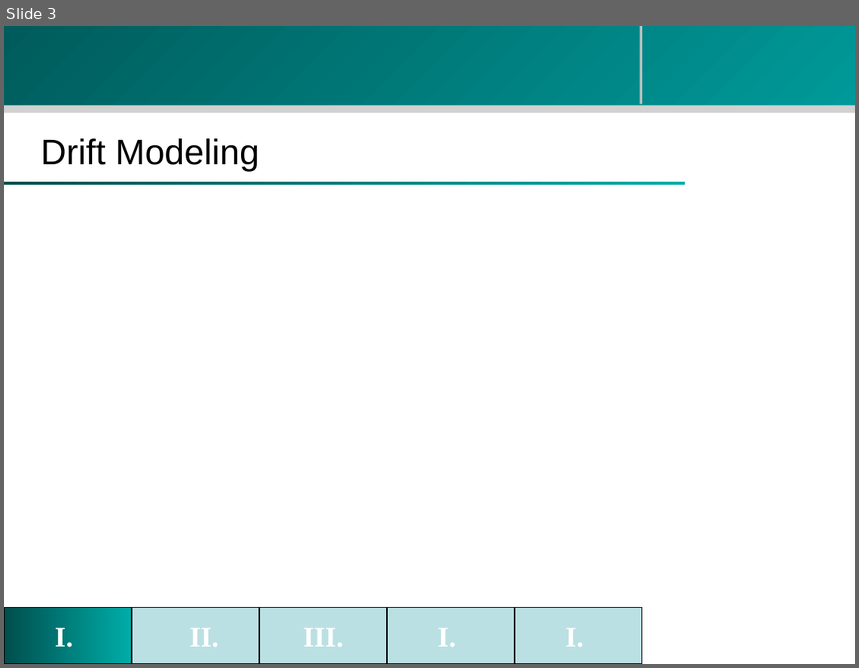
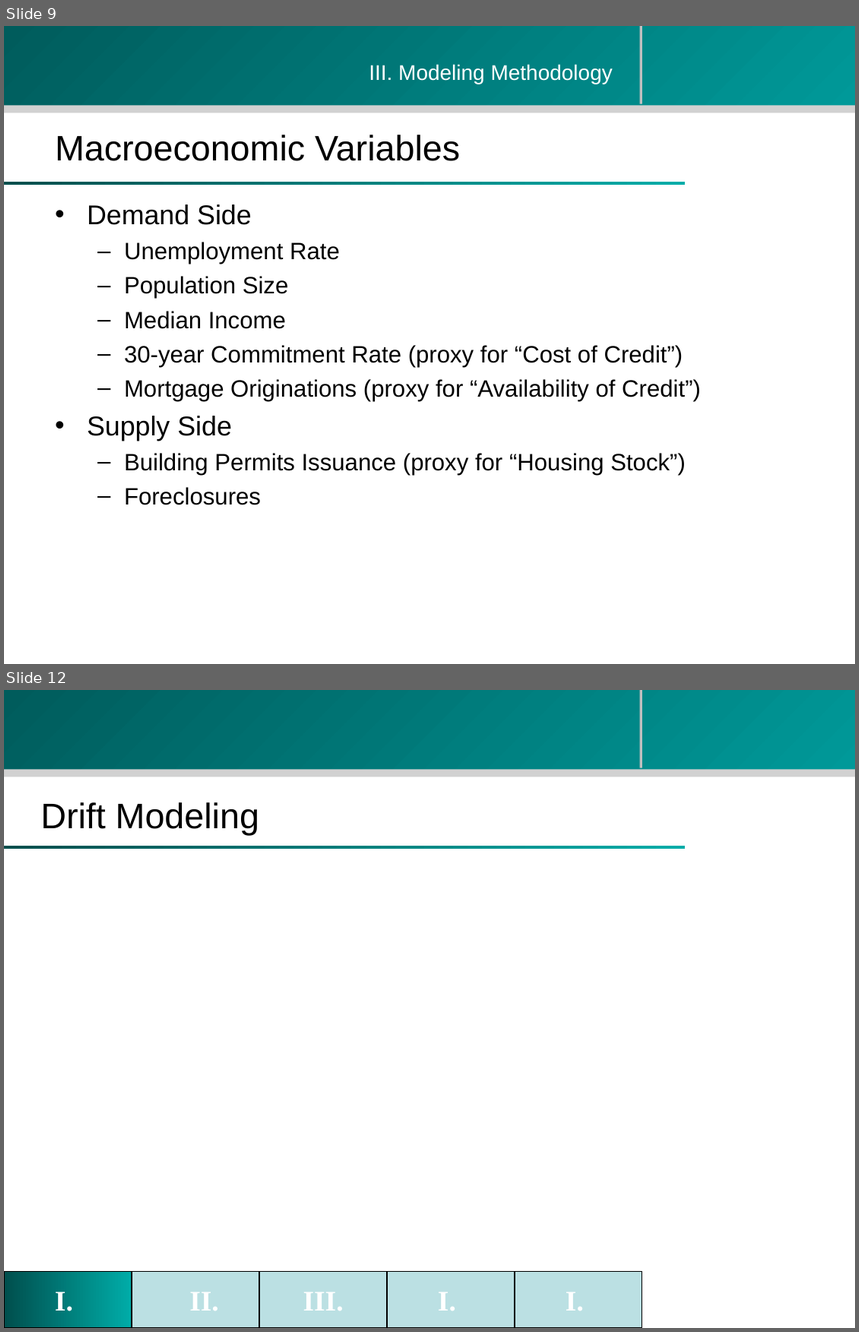
Before and after one commit to zhouzhenghui/svnrepository, a slide deck: SVNRepository/Presentation/M.Eng Final Presentation-take2.ppt. Shown one above the other, each under a label of ours: slide 3 before the commit, slides 9 and 12 after it; the slides between them are not shown. The pictures are 859x668 and 859x1332 pixels, drawn with LibreOffice and Linux fonts; fonts in the diff are those of the drawing; background and template pictures are left out. Boxes give left, top, right and bottom in pixels: in the first picture for what was removed or moved away, otherwise in the second. Text is boxed around its words. In the diff, an @@ line names an element or a change of style, - is before the commit and + after.

```diff
--- a/SVNRepository/Presentation/M.Eng Final Presentation-take2.ppt
+++ b/SVNRepository/Presentation/M.Eng Final Presentation-take2.ppt
@@ slide 9 added at (x1=4, y1=26, x2=855, y2=664), background #FFFFFF; not listed: 4 template elements that a slide beside it also shows @@
@@ text added at (x1=369, y1=64, x2=613, y2=84), 18 pt, text #FFFFFF @@
+III. Modeling Methodology
@@ title added at (x1=55, y1=135, x2=460, y2=161), 30 pt, text #000000 @@
+Macroeconomic Variables
@@ text added at (x1=87, y1=205, x2=701, y2=506), 20 pt, text #000000 @@
+• Demand Side
+  – Unemployment Rate
+  – Population Size
+  – Median Income
+  – 30-year Commitment Rate (proxy for “Cost of Credit”)
+  – Mortgage Originations (proxy for “Availability of Credit”)
+• Supply Side
+  – Building Permits Issuance (proxy for “Housing Stock”)
+  – Foreclosures
@@ what was slide 3 is now slide 12 @@
```
Also in this commit, not shown: 1 slide changed, 9 other slides added, 1 slide removed.
